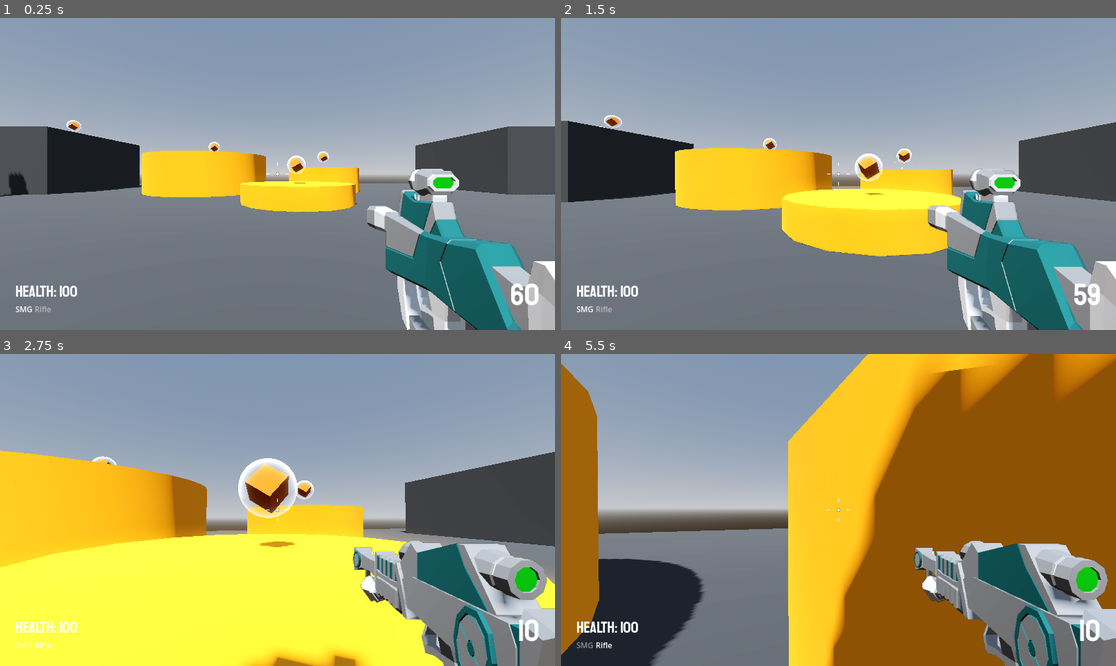
Above: before the commit, frames 1-4 (two rows, left to right).
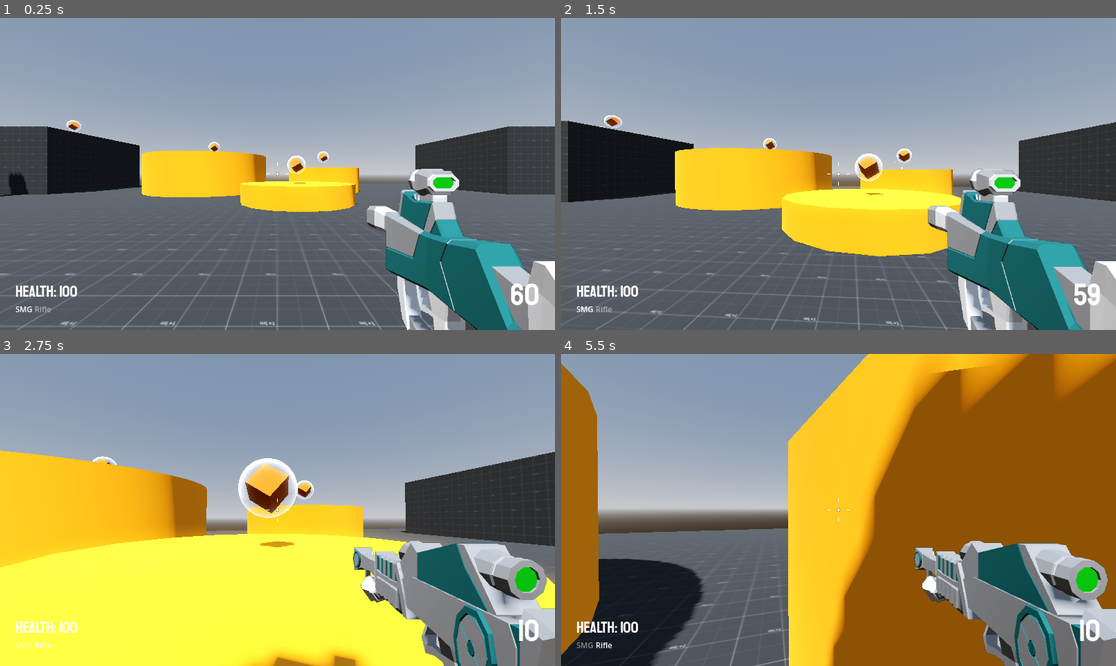
Above: after the commit, the same moments.

Repository: SugarF0x/robage-3d
Game: Godot game, scene res://Levels/sandbox.tscn
Two runs of this game, one before a commit and one after it. Both use one fixed random seed, a clock stepped at 60 frames per second and the inputs below.
Inputs (mouse positions are in pixels of both pictures, inside the frame that each line leads up to):
- Up to frame 1 (0.25 s): no input
- Up to frame 2 (1.5 s): tap Enter at 0.5 s; move the mouse to (866, 174) at 0.52 s; hold Right mouse button (aim) 0.53-1.28 s; hold W (move_forward) from 0.53 s (still down); tap Space (jump) at 0.77 s; move the mouse to (810, 174) at 1.27 s; click (810, 174) at 1.35 s
- Up to frame 3 (2.75 s): keep holding W (move_forward); tap Space (jump) at 1.52 s; move the mouse to (288, 503) at 2.02 s; tap Mouse wheel down (scroll_down) at 2.1 s
- Up to frame 4 (5.5 s): keep holding W (move_forward); move the mouse to (832, 516) at 2.77 s; tap Mouse wheel up (scroll_up) at 2.85 s; tap Space (jump) at 3.02, 3.77, 4.52 s; move the mouse to (877, 513) at 3.52 s; hold Right mouse button (aim) 3.53-4.28 s; move the mouse to (794, 506) at 4.27 s; click (794, 506) at 4.35 s; move the mouse to (844, 510) at 5.02 s; tap Mouse wheel down (scroll_down) at 5.1 s

The runs differ from the first frame. In frame 1, 22% of the frame differs, in the area x 0-100%, y 53-100%; in frame 2, 18%; in frame 3, 0.9%; in frame 4, 6.4%.

Commit message:
add main level base

Diff:
--- a/Levels/Materials/GrayMaterial.tres
+++ b/Levels/Materials/GrayMaterial.tres
@@ -1,4 +1,9 @@
-[gd_resource type="StandardMaterial3D" format=3 uid="uid://bfcw0tn2f76sy"]
+[gd_resource type="StandardMaterial3D" load_steps=2 format=3 uid="uid://bfcw0tn2f76sy"]
+
+[ext_resource type="Texture2D" uid="uid://x24p8irs2new" path="res://Levels/Materials/prototype-texture-with-size.png" id="1_f46m5"]
 
 [resource]
-albedo_color = Color(0.196078, 0.196078, 0.196078, 1)
+albedo_color = Color(0.690196, 0.690196, 0.690196, 1)
+albedo_texture = ExtResource("1_f46m5")
+uv1_triplanar = true
+uv1_world_triplanar = true
--- /dev/null
+++ b/Levels/main_level.tscn
@@ -0,0 +1,100 @@
+[gd_scene load_steps=5 format=3 uid="uid://d00ifxusrdkc7"]
+
+[ext_resource type="Material" uid="uid://bfcw0tn2f76sy" path="res://Levels/Materials/GrayMaterial.tres" id="1_tf8er"]
+
+[sub_resource type="ProceduralSkyMaterial" id="ProceduralSkyMaterial_ibvah"]
+sky_horizon_color = Color(0.64625, 0.65575, 0.67075, 1)
+ground_horizon_color = Color(0.64625, 0.65575, 0.67075, 1)
+
+[sub_resource type="Sky" id="Sky_dd3r8"]
+sky_material = SubResource("ProceduralSkyMaterial_ibvah")
+
+[sub_resource type="Environment" id="Environment_vi7qn"]
+background_mode = 2
+sky = SubResource("Sky_dd3r8")
+tonemap_mode = 2
+glow_enabled = true
+
+[node name="MainLevel" type="Node3D"]
+
+[node name="WorldEnvironment" type="WorldEnvironment" parent="."]
+environment = SubResource("Environment_vi7qn")
+
+[node name="DirectionalLight3D" type="DirectionalLight3D" parent="."]
+transform = Transform3D(-0.866023, -0.433016, 0.250001, 0, 0.499998, 0.866027, -0.500003, 0.749999, -0.43301, 0, 0, 0)
+
+[node name="Room" type="CSGBox3D" parent="."]
+transform = Transform3D(1, 0, 0, 0, 1, 0, 0, 0, 1, 0, 2, 0)
+material_override = ExtResource("1_tf8er")
+flip_faces = true
+size = Vector3(8, 4, 8)
+
+[node name="CSGCombiner3D" type="CSGCombiner3D" parent="Room"]
+transform = Transform3D(1, 0, 0, 0, 1, 0, 0, 0, 1, 0, -2, 0)
+
+[node name="Corridor" type="CSGBox3D" parent="Room/CSGCombiner3D"]
+transform = Transform3D(1, 0, 0, 0, 1, 0, 0, 0, 1, 0, 1, 6)
+flip_faces = true
+size = Vector3(2, 2, 4)
+
+[node name="Corridor2" type="CSGBox3D" parent="Room/CSGCombiner3D"]
+transform = Transform3D(1, 0, 0, 0, 1, 0, 0, 0, 1, 0, 1, 18)
+flip_faces = true
+size = Vector3(2, 2, 4)
+
+[node name="Room2" type="CSGBox3D" parent="Room/CSGCombiner3D"]
+transform = Transform3D(1, 0, 0, 0, 1, 0, 0, 0, 1, 0, 2, 12)
+flip_faces = true
+size = Vector3(8, 4, 8)
+
+[node name="Pit" type="CSGBox3D" parent="Room/CSGCombiner3D/Room2"]
+transform = Transform3D(1, 0, 0, 0, 1, 0, 0, 0, 1, 0, -2.75, 0)
+flip_faces = true
+size = Vector3(4, 1.5, 4)
+
+[node name="Slope" type="CSGPolygon3D" parent="Room/CSGCombiner3D/Room2"]
+transform = Transform3D(1, 0, 0, 0, 1, 0, 0, 0, 1, -2, -3.5, -1)
+operation = 2
+flip_faces = true
+polygon = PackedVector2Array(0, 1.5, 0, 0, 3, 0)
+
+[node name="Room3" type="CSGBox3D" parent="Room/CSGCombiner3D"]
+transform = Transform3D(1, 0, 0, 0, 1, 0, 0, 0, 1, 0, 2, 24)
+flip_faces = true
+size = Vector3(8, 4, 8)
+
+[node name="CSGBox3D" type="CSGBox3D" parent="Room/CSGCombiner3D/Room3"]
+transform = Transform3D(1, 0, 0, 0, 1, 0, 0, 0, 1, -2, -1, 0)
+operation = 2
+flip_faces = true
+size = Vector3(1, 2, 1)
+
+[node name="CSGBox3D2" type="CSGBox3D" parent="Room/CSGCombiner3D/Room3"]
+transform = Transform3D(1, 0, 0, 0, 1, 0, 0, 0, 1, 0, -1, -1)
+operation = 2
+flip_faces = true
+size = Vector3(1, 2, 1)
+
+[node name="CSGBox3D3" type="CSGBox3D" parent="Room/CSGCombiner3D/Room3"]
+transform = Transform3D(1, 0, 0, 0, 1, 0, 0, 0, 1, 2, -1, -2.5)
+operation = 2
+flip_faces = true
+size = Vector3(2, 2, 2)
+
+[node name="CSGBox3D4" type="CSGBox3D" parent="Room/CSGCombiner3D/Room3"]
+transform = Transform3D(1, 0, 0, 0, 1, 0, 0, 0, 1, -2.5, -1.5, -2.5)
+operation = 2
+flip_faces = true
+size = Vector3(2, 1, 2)
+
+[node name="CSGBox3D5" type="CSGBox3D" parent="Room/CSGCombiner3D/Room3"]
+transform = Transform3D(1, 0, 0, 0, 1, 0, 0, 0, 1, -1, -1.5, 2.5)
+operation = 2
+flip_faces = true
+size = Vector3(5, 1, 2)
+
+[node name="CSGBox3D6" type="CSGBox3D" parent="Room/CSGCombiner3D/Room3"]
+transform = Transform3D(1, 0, 0, 0, 1, 0, 0, 0, 1, 3, -1, 1.5)
+operation = 2
+flip_faces = true
+size = Vector3(1, 2, 4)
Binary file added: Levels/Materials/prototype-texture-with-size.png
Not shown, added: Levels/Materials/prototype-texture-with-size.png.import
Binary file added: Levels/Materials/prototype-texture.png
Not shown, added: Levels/Materials/prototype-texture.png.import
